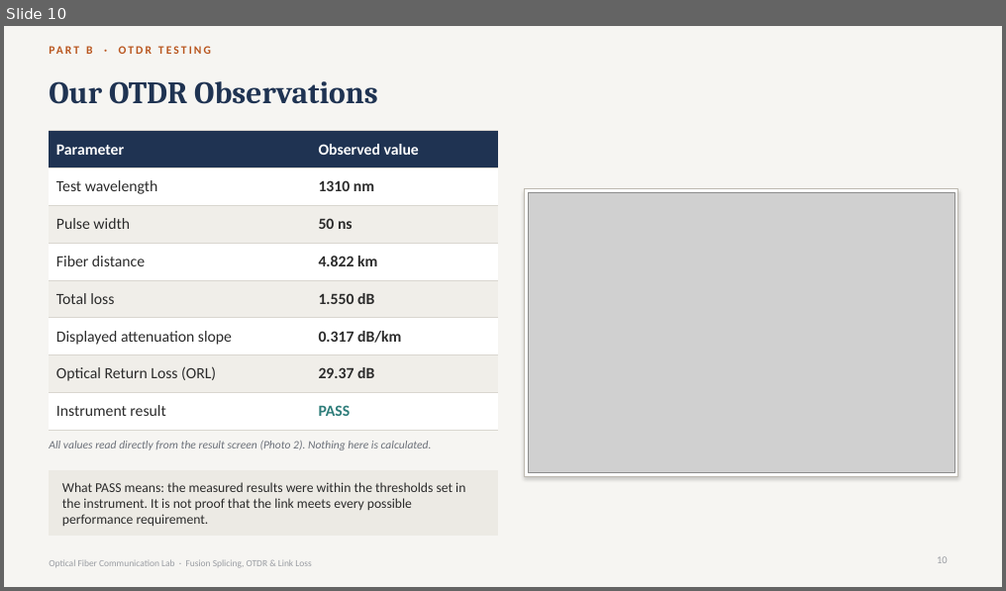
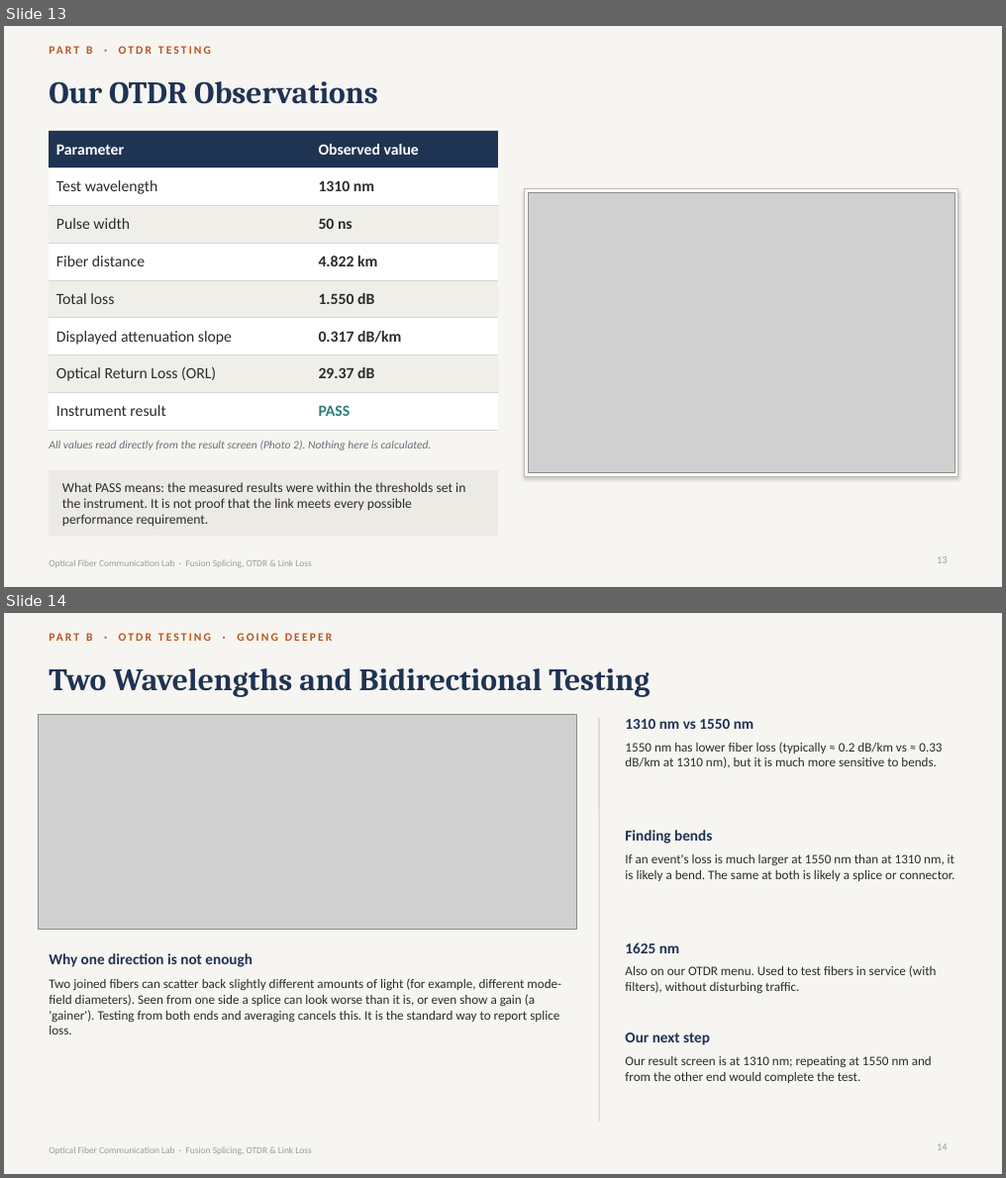
Before and after one commit to sriyansv/gemsontop, a slide deck: Fiber_Optic_Lab_Output/Fiber_Optic_Splicing_OTDR_Link_Loss.pptx. Shown one above the other, each under a label of ours: slide 10 before the commit, slides 13 and 14 after it. The pictures are 1006x591 and 1006x1178 pixels, drawn with LibreOffice and Linux fonts; fonts in the diff are those of the drawing; grey boxes stand for pictures. Boxes give left, top, right and bottom in pixels: in the first picture for what was removed or moved away, otherwise in the second. Text is boxed around its words. In the diff, an @@ line names an element or a change of style, - is before the commit and + after.

```diff
--- a/Fiber_Optic_Lab_Output/Fiber_Optic_Splicing_OTDR_Link_Loss.pptx
+++ b/Fiber_Optic_Lab_Output/Fiber_Optic_Splicing_OTDR_Link_Loss.pptx
@@ slide 14 added at bbox=[4, 613, 1002, 1174], background #F6F5F2; not listed: 1 template element that a slide beside it also shows @@
@@ text added at bbox=[86, 631, 332, 644], 11 pt, text #B9561F, bold @@
+PART B · OTDR TESTING · GOING DEEPER
@@ title added at bbox=[49, 668, 649, 697], 30 pt, text #1F3352, bold @@
+Two Wavelengths and Bidirectional Testing
@@ picture added at bbox=[38, 714, 576, 930] @@
@@ line added from (599, 718) to (599, 1122), #D3D0C8 1 pt @@
@@ text added at bbox=[625, 719, 754, 729], 14.5 pt, text #1F3352, bold @@
+1310 nm vs 1550 nm
@@ text added at bbox=[625, 742, 942, 768], 12.5 pt, text #2B2B2B @@
+1550 nm has lower fiber loss (typically ≈ 0.2 dB/km vs ≈ 0.33 dB/km at 1310 nm), but it is much more sensitive to bends.
@@ text added at bbox=[625, 830, 712, 844], 14.5 pt, text #1F3352, bold @@
+Finding bends
@@ text added at bbox=[625, 855, 955, 881], 12.5 pt, text #2B2B2B @@
+If an event's loss is much larger at 1550 nm than at 1310 nm, it is likely a bend. The same at both is likely a splice or connector.
@@ text added at bbox=[49, 954, 252, 967], 14.5 pt, text #1F3352, bold @@
+Why one direction is not enough
@@ text added at bbox=[625, 943, 680, 954], 14.5 pt, text #1F3352, bold @@
+1625 nm
@@ text added at bbox=[625, 965, 937, 993], 12.5 pt, text #2B2B2B @@
+Also on our OTDR menu. Used to test fibers in service (with filters), without disturbing traffic.
@@ text added at bbox=[49, 979, 561, 1035], 12.5 pt, text #2B2B2B @@
+Two joined fibers can scatter back slightly different amounts of light (for example, different mode-field diameters). Seen from one side a splice can look worse than it is, or even show a gain (a 'gainer'). Testing from both ends and averaging cancels this. It is the standard way to report splice loss.
@@ text added at bbox=[625, 1033, 710, 1046], 14.5 pt, text #1F3352, bold @@
+Our next step
@@ text added at bbox=[625, 1057, 932, 1083], 12.5 pt, text #2B2B2B @@
+Our result screen is at 1310 nm; repeating at 1550 nm and from the other end would complete the test.
@@ page number added at bbox=[937, 1144, 947, 1151], 10 pt, text #9A9DA3 @@
+14
@@ what was slide 10 is now slide 13 @@
```
Also in this commit, not shown: 2 slides changed, 3 other slides added, 2 slides removed, 12 other files.
